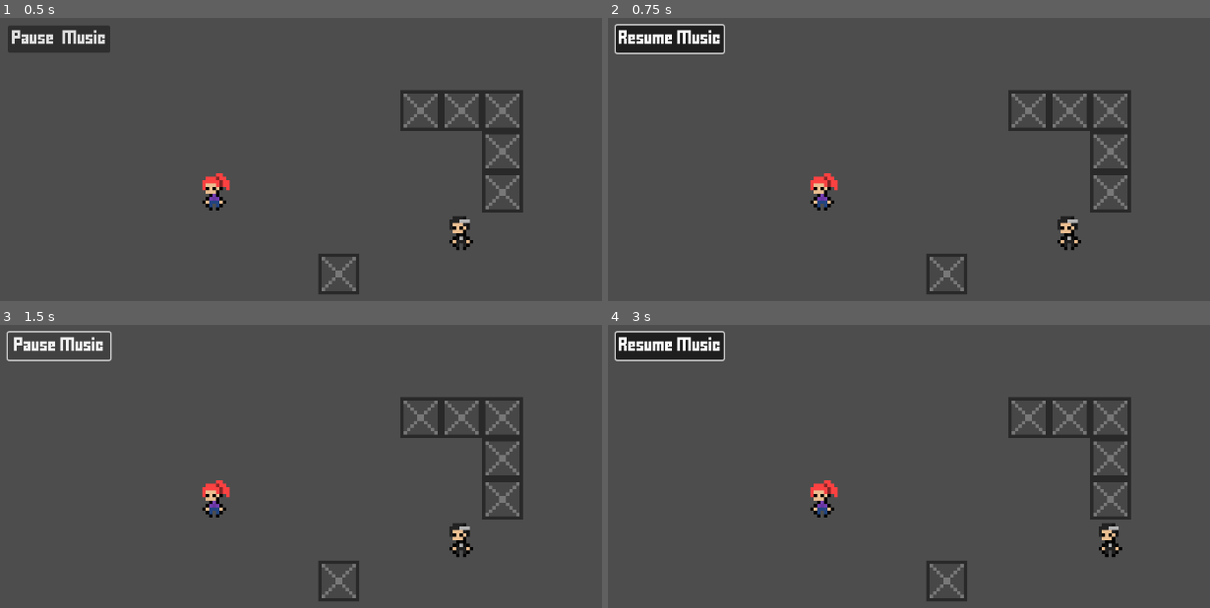
Above: before the commit, frames 1-4 (two rows, left to right).
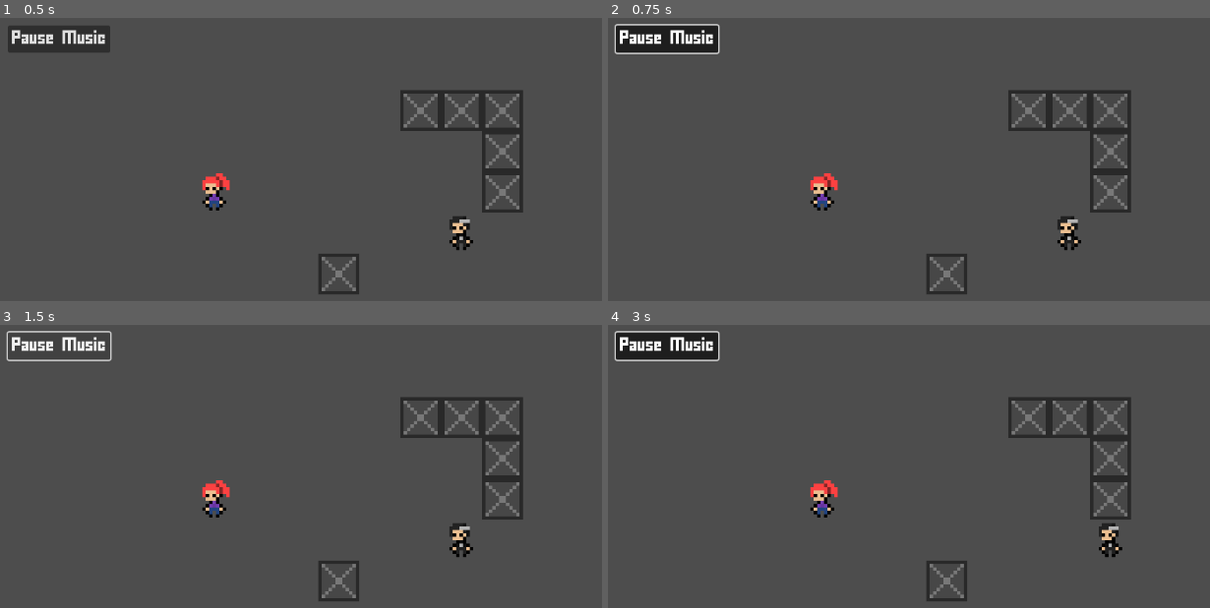
Above: after the commit, the same moments.

Repository: Wlaroos/Hallowed
Game: Godot game, scene res://MainLevel.tscn
Two runs of this game, one before a commit and one after it. Both use one fixed random seed, a clock stepped at 60 frames per second and the inputs below. Sound files missing from this copy of the repository are replaced by a short silence.
Inputs:
- Up to frame 1 (0.5 s): no input
- Up to frame 2 (0.75 s): click "Pause Music" at 0.5 s
- Up to frame 3 (1.5 s): click "Resume Music" (after the commit: "Pause Music") at 1.25 s
- Up to frame 4 (3 s): click "Pause Music" at 2 s; hold D (move_right) from 2.78 s (still down); hold E (advance_dialog) from 2.78 s (still down)

Frame 1 is identical in both runs. In frame 2, 0.6% of the frame differs, in the area x 1-20%, y 2-13%; in frame 3, 0.4%; in frame 4, 0.6%.

Commit message:
Audio Manager (Kinda)

Diff:
--- a/MainLevel.tscn
+++ b/MainLevel.tscn
@@ -1,36 +1,18 @@
 [gd_scene load_steps=12 format=3 uid="uid://c75xc7lyjdxuo"]
 
-[ext_resource type="Script" uid="uid://iwiu3e1f5cfq" path="res://main_level.gd" id="1_0rh38"]
 [ext_resource type="PackedScene" uid="uid://c81jkxgtkpntt" path="res://player.tscn" id="1_jq6gy"]
 [ext_resource type="PackedScene" uid="uid://cwkjfkl1ydpmu" path="res://tile_map_layer.tscn" id="2_o3cl4"]
-[ext_resource type="PackedScene" uid="uid://bgpmgvn324q8y" path="res://npc.tscn" id="4_ri6rb"]
+[ext_resource type="PackedScene" uid="uid://bgpmgvn324q8y" path="res://NPC.tscn" id="4_ri6rb"]
 [ext_resource type="PackedScene" uid="uid://uf70rg2qgd3i" path="res://box.tscn" id="4_rlx2o"]
 [ext_resource type="PackedScene" uid="uid://cs0748v1rfxo5" path="res://Singletons/InteractionManager.tscn" id="5_ri6rb"]
 [ext_resource type="FontFile" uid="uid://gu1htgxoijdj" path="res://Fonts/FFFFORWA.TTF" id="6_78kfj"]
 [ext_resource type="AudioStream" uid="uid://c6w0ladbvxyf3" path="res://Audio/move.wav" id="6_taiwb"]
 [ext_resource type="AudioStream" uid="uid://bkcvt3mfub22g" path="res://Audio/wall.wav" id="7_cb5hs"]
+[ext_resource type="Script" uid="uid://txbv3vwkxueg" path="res://audio_manager.gd" id="8_ivlct"]
 [ext_resource type="AudioStream" uid="uid://df1ifahexv3ar" path="res://Audio/coin.wav" id="8_m50br"]
 [ext_resource type="AudioStream" uid="uid://c8rcty8ddbg7w" path="res://Audio/Yabai The Maid - owl.wav" id="10_78kfj"]
 
 [node name="Level" type="Node2D"]
-script = ExtResource("1_0rh38")
-
-[node name="MoveSfx" type="AudioStreamPlayer" parent="."]
-unique_name_in_owner = true
-stream = ExtResource("6_taiwb")
-
-[node name="HitSfx" type="AudioStreamPlayer" parent="."]
-unique_name_in_owner = true
-stream = ExtResource("7_cb5hs")
-
-[node name="TalkSfx" type="AudioStreamPlayer" parent="."]
-unique_name_in_owner = true
-stream = ExtResource("8_m50br")
-
-[node name="Music" type="AudioStreamPlayer" parent="."]
-unique_name_in_owner = true
-stream = ExtResource("10_78kfj")
-volume_db = -20.0
 
 [node name="PauseMusicButton" type="Button" parent="."]
 unique_name_in_owner = true
@@ -78,4 +60,21 @@
 [node name="InteractionManager" parent="." instance=ExtResource("5_ri6rb")]
 position = Vector2(4, -19)
 
+[node name="AudioManager" type="Node2D" parent="."]
+unique_name_in_owner = true
+script = ExtResource("8_ivlct")
+
+[node name="MoveSfx" type="AudioStreamPlayer" parent="AudioManager"]
+stream = ExtResource("6_taiwb")
+
+[node name="HitSfx" type="AudioStreamPlayer" parent="AudioManager"]
+stream = ExtResource("7_cb5hs")
+
+[node name="TalkSfx" type="AudioStreamPlayer" parent="AudioManager"]
+stream = ExtResource("8_m50br")
+
+[node name="Music" type="AudioStreamPlayer" parent="AudioManager"]
+stream = ExtResource("10_78kfj")
+volume_db = -20.0
+
 [connection signal="toggled" from="PauseMusicButton" to="." method="_on_pause_music_toggled"]
--- /dev/null
+++ b/audio_manager.gd
@@ -0,0 +1,28 @@
+extends Node2D
+
+@onready var music:AudioStreamPlayer = $Music
+@onready var pause_button:Button = %PauseMusicButton
+var music_pos = 0.0
+
+func _ready() -> void:
+	_playSFX("Music")
+
+func _playSFX(name: String):
+	match name:
+		"Move":
+			$MoveSfx.play()
+		"Hit":
+			$HitSfx.play()
+		"Talk":
+			$TalkSfx.play()
+		"Music":
+			$Music.play()
+
+func _on_pause_music_toggled(toggled_on: bool) -> void:
+	if toggled_on and music.playing:
+		music_pos = music.get_playback_position()
+		music.stop()
+		pause_button.text = "Resume Music"
+	else:
+		music.play(music_pos)
+		pause_button.text = "Pause Music"
--- a/main_level.gd
+++ b/main_level.gd
@@ -1,18 +1 @@
 extends Node2D
-
-@onready var music:AudioStreamPlayer = %Music
-@onready var pause_button:Button = %PauseMusicButton
-var music_pos = 0.0
-
-func _ready() -> void:
-	%Music.play()
-
-
-func _on_pause_music_toggled(toggled_on: bool) -> void:
-	if toggled_on and music.playing:
-		music_pos = music.get_playback_position()
-		music.stop()
-		pause_button.text = "Resume Music"
-	else:
-		music.play(music_pos)
-		pause_button.text = "Pause Music"
--- a/npc.gd
+++ b/npc.gd
@@ -14,6 +14,6 @@
 
 func _on_interact():
 	DialogManager.start_dialog(global_position, lines)
-	%TalkSfx.play()
+	%AudioManager._playSFX("Talk")
 	sprite.flip_h = true if interaction_area.get_overlapping_areas()[0].global_position.x < global_position.x else false
 	await DialogManager.dialog_finished
--- a/player.gd
+++ b/player.gd
@@ -24,6 +24,6 @@
 	ray.force_raycast_update()
 	if !ray.is_colliding():
 		position += inputs[dir] * tile_size
-		%MoveSfx.play()
+		%AudioManager._playSFX("Move")
 	else:
-		%HitSfx.play()
+		%AudioManager._playSFX("Hit")
Not shown, added: audio_manager.gd.uid
